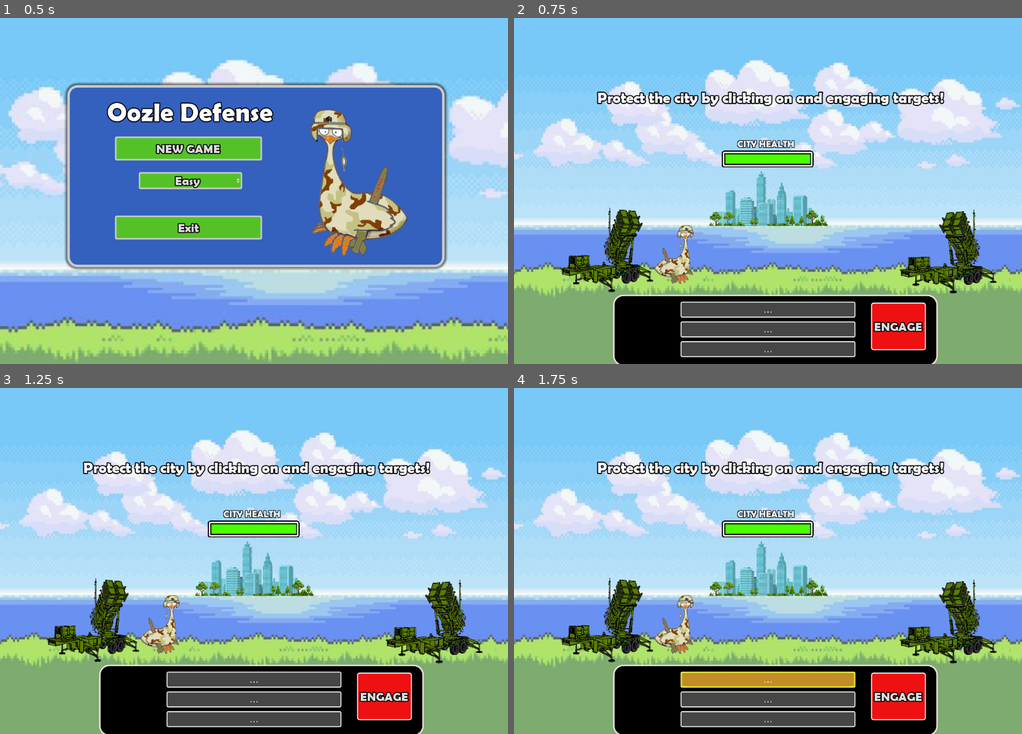
Above: before the commit, frames 1-4 (two rows, left to right).
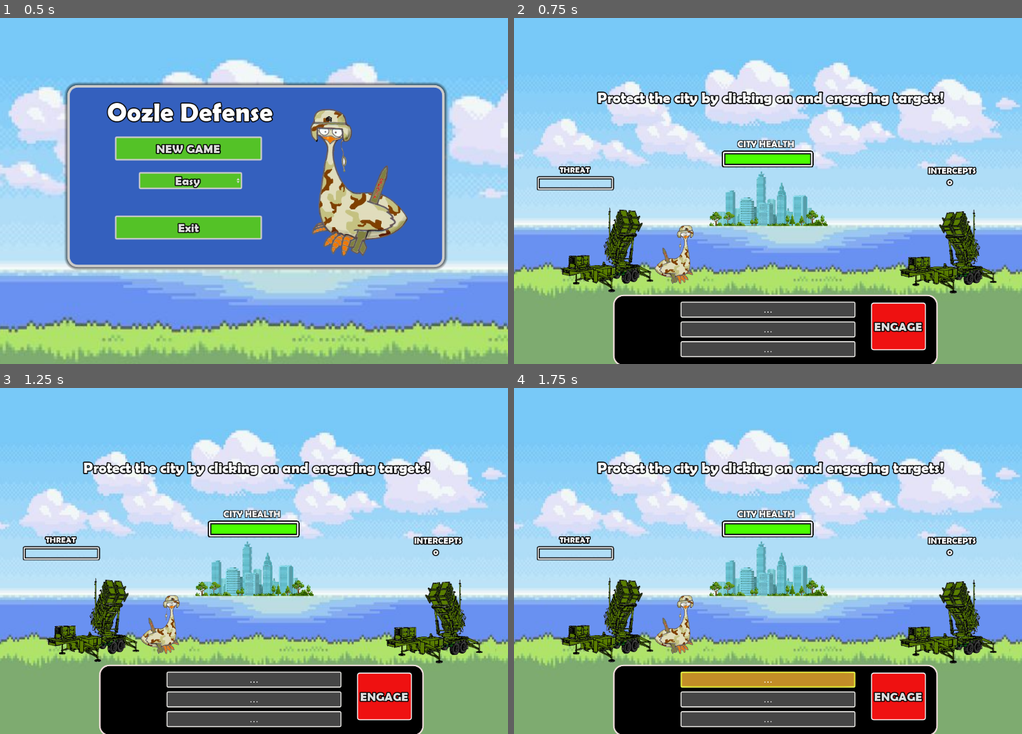
Above: after the commit, the same moments.

Repository: bktiel/oozlefinch
Game: Godot game, scene res://MainMenu.tscn
Same seed, same stepped clock (60 frames per second), same inputs: the game is played once before the commit and once after it.
Inputs:
- Up to frame 1 (0.5 s): no input
- Up to frame 2 (0.75 s): click "NEW GAME" at 0.5 s
- Up to frame 3 (1.25 s): no input
- Up to frame 4 (1.75 s): click "..." at 1.25 s

Frame 1 is identical in both runs. In frame 2, 0.7% of the frame differs, in the area x 4-92%, y 42-50%; in frame 3, 0.7%; in frame 4, 0.7%.

Commit message:
gui control organization

Diff:
--- a/levels/main.tscn
+++ b/levels/main.tscn
@@ -314,11 +314,10 @@
 uppercase = true
 
 [node name="lblScoreLabel" type="Label" parent="GUI"]
-visible = false
-margin_left = 817.0
-margin_top = 306.0
-margin_right = 957.0
-margin_bottom = 334.0
+margin_left = 813.0
+margin_top = 299.0
+margin_right = 953.0
+margin_bottom = 327.0
 custom_fonts/font = SubResource( 9 )
 text = "Intercepts"
 align = 1
@@ -352,7 +351,6 @@
 texture = ExtResource( 13 )
 
 [node name="Threat" type="TextureProgress" parent="GUI"]
-visible = false
 margin_left = 40.0
 margin_top = 314.0
 margin_right = 240.0
